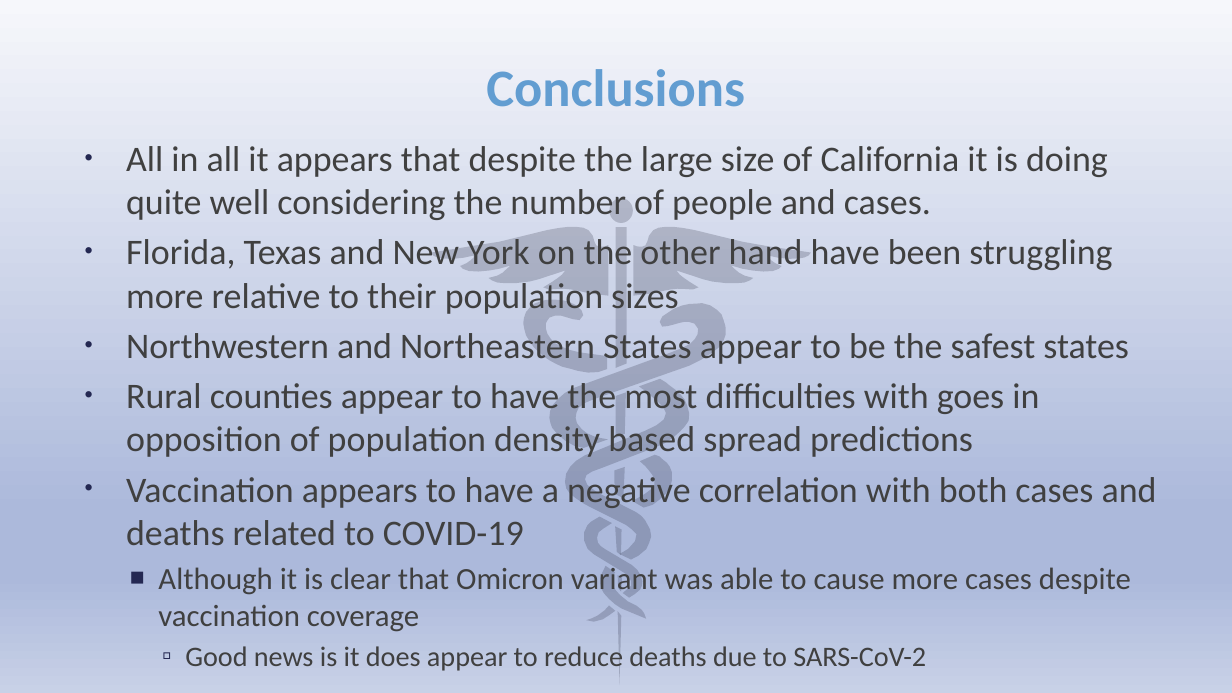
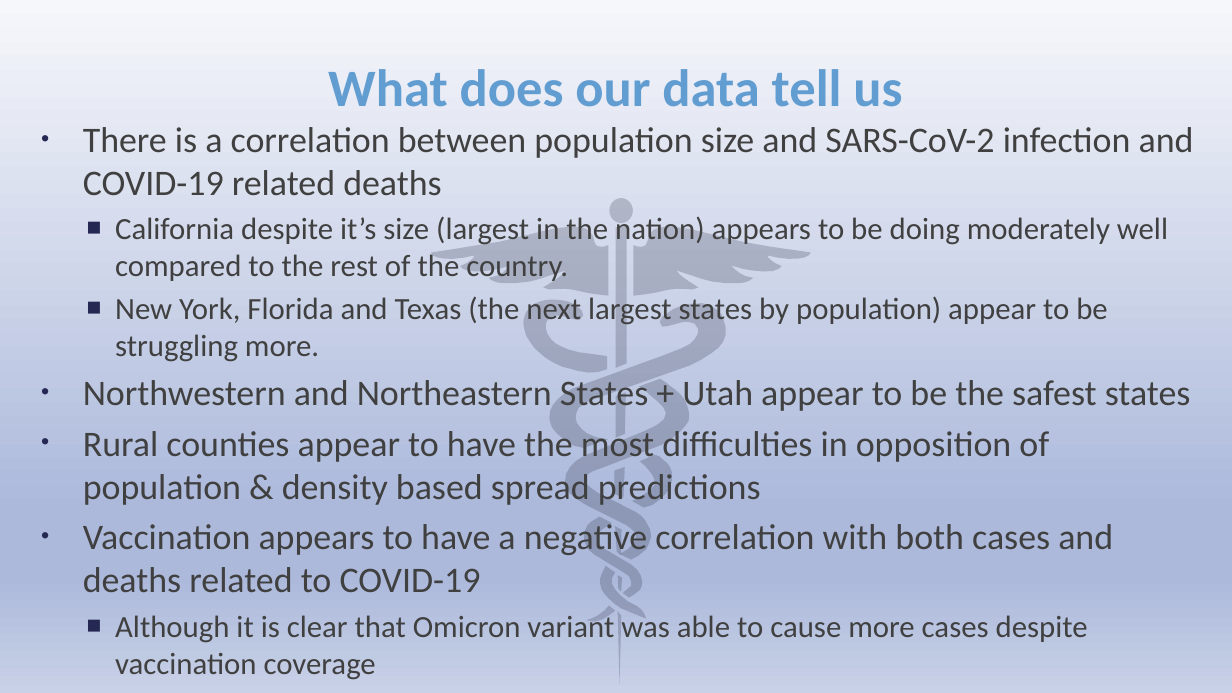
Before and after one commit to asullivan42/COVID_Bubble_Estimator, a slide deck: slide 30 of COVID in the USA.pptx (slide 23 before the commit). Drawn at 1232x693 pixels with LibreOffice and Linux fonts; fonts in the diff are those of the drawing. Boxes give left, top, right and bottom in pixels: in the first picture for what was removed or moved away, otherwise in the second. Text is boxed around its words. In the diff, an @@ line names an element or a change of style, - is before the commit and + after.

Commit message:
Slide deck completed for presenting data

```diff
--- a/COVID in the USA.pptx
+++ b/COVID in the USA.pptx
@@ title at bbox=[328, 69, 902, 107]: text changed @@
-Conclusions
+What does our data tell us
@@ text "There is a correlation between ...": place and size @@
-text "There is a correlation between ..." at bbox=[126, 146, 1157, 671]
+text "There is a correlation between ..." at bbox=[83, 127, 1194, 680]
@@ text at bbox=[83, 127, 1194, 505]: text changed @@
-• All in all it appears that despite the large size of California it is doing quite well considering the number of people and cases.
-• Florida, Texas and New York on the other hand have been struggling more relative to their population sizes
-• Northwestern and Northeastern States appear to be the safest states
-• Rural counties appear to have the most difficulties with goes in opposition of population density based spread predictions
+• There is a correlation between population size and SARS-CoV-2 infection and COVID-19 related deaths
+  ■ California despite it’s size (largest in the nation) appears to be doing moderately well compared to the rest of the country.
+  ■ New York, Florida and Texas (the next largest states by population) appear to be struggling more.
+• Northwestern and Northeastern States + Utah appear to be the safest states
+• Rural counties appear to have the most difficulties in opposition of population & density based spread predictions
```
Also in this commit, not shown: 14 other slides changed, 7 slides added, 4 other files.
